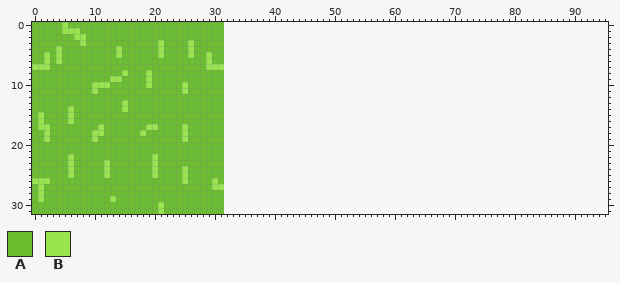
Sprite sheet -- assets/textures/tiles.png. Above: the version before the commit.
The file is 32x32 pixels. The old version is drawn lined up with the new one, on the new canvas.
Palette (. is transparent): A #6abe30  B #99e550
Pixels before (only the part around the change), first column x 0:
 0 AAAAABAAAAAAAAAAAAAAAAAAAAAAAAAA................................................................
 1 AAAAABBBAAAAAAAAAAAAAAAAAAAAAAAA................................................................
 2 AAAAAAABBAAAAAAAAAAAAAAAAAAAAAAA................................................................
 3 AAAAAAAABAAAAAAAAAAAABAAAABAAAAA................................................................
 4 AAAABAAAAAAAAABAAAAAABAAAABAAAAA................................................................
 5 AABABAAAAAAAAABAAAAAABAAAABAABAA................................................................
 6 AABABAAAAAAAAAAAAAAAAAAAAAAAABAA................................................................
 7 BBBAAAAAAAAAAAAAAAAAAAAAAAAAABBB................................................................
 8 AAAAAAAAAAAAAAABAAABAAAAAAAAAAAA................................................................
 9 AAAAAAAAAAAAABBAAAABAAAAAAAAAAAA................................................................
10 AAAAAAAAAABBBAAAAAABAAAAABAAAAAA................................................................
11 AAAAAAAAAABAAAAAAAAAAAAAABAAAAAA................................................................
12 AAAAAAAAAAAAAAAAAAAAAAAAAAAAAAAA................................................................
13 AAAAAAAAAAAAAAABAAAAAAAAAAAAAAAA................................................................
14 AAAAAABAAAAAAAABAAAAAAAAAAAAAAAA................................................................
15 ABAAAABAAAAAAAAAAAAAAAAAAAAAAAAA................................................................
16 ABAAAABAAAAAAAAAAAAAAAAAAAAAAAAA................................................................
17 ABBAAAAAAAABAAAAAAABBAAAABAAAAAA................................................................
18 AABAAAAAAABBAAAAAABAAAAAABAAAAAA................................................................
19 AABAAAAAAABAAAAAAAAAAAAAABAAAAAA................................................................
20 AAAAAAAAAAAAAAAAAAAAAAAAAAAAAAAA................................................................
21 AAAAAAAAAAAAAAAAAAAAAAAAAAAAAAAA................................................................
22 AAAAAABAAAAAAAAAAAAABAAAAAAAAAAA................................................................
23 AAAAAABAAAAABAAAAAAABAAAAAAAAAAA................................................................
24 AAAAAABAAAAABAAAAAAABAAAABAAAAAA................................................................
25 AAAAAABAAAAABAAAAAAABAAAABAAAAAA................................................................
26 BBBAAAAAAAAAAAAAAAAAAAAAABAAAABA................................................................
27 ABAAAAAAAAAAAAAAAAAAAAAAAAAAAABB................................................................
28 ABAAAAAAAAAAAAAAAAAAAAAAAAAAAAAA................................................................
29 ABAAAAAAAAAAABAAAAAAAAAAAAAAAAAA................................................................
30 AAAAAAAAAAAAAAAAAAAAABAAAAAAAAAA................................................................
31 AAAAAAAAAAAAAAAAAAAAABAAAAAAAAAA................................................................
New version:
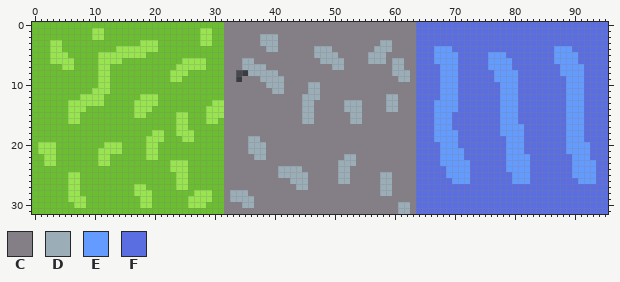
Colours new in this view: C #847e87  D #9badb7  E #639bff  F #5b6ee1
Change:
canvas 32x32 -> 96x32
Changed rows in their new state; - is an unchanged pixel.
first column x 0:
 0 -----A--------------------------CCCCCCCCCCCCCCCCCCCCCCCCCCCCCCCCFFFFFFFFFFFFFFFFFFFFFFFFFFFFFFFF
 1 -----AAA--BB----------------BB--CCCCCCCCCCCCCCCCCCCCCCCCCCCCCCCCFFFFFFFFFFFFFFFFFFFFFFFFFFFFFFFF
 2 -------AA-BB----------------BB--CCCCCCDDDCCCCCCCCCCCCCCCCCCCCCCCFFFFFFFFFFFFFFFFFFFFFFFFFFFFFFFF
 3 ---BB---A---------BBBA----A-BB--CCCCCCDDDCCCCCCCCCCCCCCCCCDDCCCCFFFFFFFFFFFFFFFFFFFFFFFFFFFFFFFF
 4 ---B-----------BBBBBBA----A-----CCCCCCCDDCCCCCCDDDCCCCCCCDDDCCCCFFFEEEFFFFFFFFFFFFFFFFFEEEFFFFFF
 5 --AB-B-----BBB-BBBB--A----A--A--CCCCCCCCCCCCCCCDDDDCCCCCDDDCCCCCFFFEEEEFFFFFEEEFFFFFFFFEEEEFFFFF
 6 --AB-BB----BBBB----------BBBBA--CCCDDCCCCCCCCCCCDDDDCCCCDDDCDDCCFFFEEEEFFFFFEEEEFFFFFFFEEEEFFFFF
 7 AAA--BB----BB-----------BBBBBAAACCCDDDDCCCCCCCCCCCDDCCCCCCCCDDCCFFFFEEEFFFFFEEEEFFFFFFFFEEEEFFFF
 8 -----------BB--A---A---BBB------CC--DDDDDCCCCCCCCCCCCCCCCCCCDDDCFFFFEEEFFFFFFEEEEFFFFFFFEEEEFFFF
 9 -----------BBAA----A---BB-------CC-CCCDDDDCCCCCCCCCCCCCCCCCCCDDCFFFFEEEFFFFFFEEEEFFFFFFFFEEEFFFF
10 ----------A--------A-----A------CCCCCCCDDDCCCCDDCCCCCCCCCCCCCCCCFFFFEEEFFFFFFFEEEFFFFFFFFEEEFFFF
11 -----------BB------------A------CCCCCCCCDDCCCCDDCCCCCCCCCCCCCCCCFFFFEEEFFFFFFFEEEFFFFFFFFEEEFFFF
12 --------BBBB------BBB-----------CCCCCCCCCCCCCDDDCCCCCCCCCCCDDCCCFFFFEEEFFFFFFFEEEFFFFFFFFEEEFFFF
13 ------BBBBBB---A-BBBB---------BBCCCCCCCCCCCCCDDCCCCCDDDCCCCDDCCCFFFEEEEFFFFFFFEEEFFFFFFFFEEEFFFF
14 -------BB------A-BBB---------BBBCCCCCCCCCCCCCDDCCCCCDDDCCCCDDCCCFFFEEEEFFFFFFFEEEFFFFFFFFEEEFFFF
15 -A-----B---------BB-----BB---BBBCCCCCCCCCCCCCDDCCCCCCDDCCCCCCCCCFFFEEEFFFFFFFFEEEFFFFFFFFEEEFFFF
16 -A-----B----------------BB---BB-CCCCCCCCCCCCCDDCCCCCCDDCCCCCCCCCFFFEEEFFFFFFFFEEEFFFFFFFFEEEFFFF
17 -AA--------A-------AA---B-------CCCCCCCCCCCCCCCCCCCCCCCCCCCCCCCCFFFEEEFFFFFFFFEEEEFFFFFFFEEEFFFF
18 --A-------AA------A-BB--B-B-----CCCCCCCCCCCCCCCCCCCCCCCCCCCCCCCCFFFEEEEFFFFFFFEEEEFFFFFFFEEEFFFF
19 --A-------A--------BBB----B-----CCCCDDCCCCCCCCCCCCCCCCCCCCCCCCCCFFFEEEEFFFFFFFFEEEFFFFFFFEEEFFFF
20 -BBB--------BBB----BB-----------CCCCDDDCCCCCCCCCCCCCCCCCCCCCCCCCFFFFEEEFFFFFFFFEEEFFFFFFFEEEEFFF
21 -BBB-------BBBB----BB-----------CCCCDDDCCCCCCCCCCCCCCCCCCCCCCCCCFFFFEEEEFFFFFFFEEEFFFFFFFEEEEFFF
22 --BB--A----BB------B------------CCCCCDDCCCCCCCCCCCCCDDCCCCCCCCCCFFFFEEEEFFFFFFFEEEEFFFFFFFEEEFFF
23 --BB--A----B--------A--BBB------CCCCCCCCCCCCCCCCCCCDDDCCCCCCCCCCFFFFEEEEEFFFFFFEEEEFFFFFFFEEEEFF
24 ------A-----A-------A--BB-------CCCCCCCCCDDDDCCCCCCDDCCCCCCCCCCCFFFFFEEEEFFFFFFEEEEFFFFFFFEEEEFF
25 -------B----A-------A---B-------CCCCCCCCCDDDDDCCCCCDDCCCCCDDCCCCFFFFFEEEEFFFFFFFEEEFFFFFFFEEEEFF
26 AAA---BB----------------B-----A-CCCCCCCCCCCDDDCCCCCDDCCCCCDDCCCCFFFFFFEEEFFFFFFFEEEFFFFFFFFEEEFF
27 -A----BB---------BB-----BB----AACCCCCCCCCCCCDDCCCCCCCCCCCCDDCCCCFFFFFFFFFFFFFFFFFFFFFFFFFFFFFFFF
28 -A----BB---------BBB-------BBB--CDDDCCCCCCCCCCCCCCCCCCCCCCDDCCCCFFFFFFFFFFFFFFFFFFFFFFFFFFFFFFFF
29 -A----BBB----A----BB------BBBB--CDDDDCCCCCCCCCCCCCCCCCCCCCCCCCCCFFFFFFFFFFFFFFFFFFFFFFFFFFFFFFFF
30 -------BB---------BB-A----BBB---CCCDDCCCCCCCCCCCCCCCCCCCCCCCCDDCFFFFFFFFFFFFFFFFFFFFFFFFFFFFFFFF
31 ---------------------A----------CCCCCCCCCCCCCCCCCCCCCCCCCCCCCDDCFFFFFFFFFFFFFFFFFFFFFFFFFFFFFFFF
Pixel boxes of the changes (left, top, right, bottom) in both pictures:
changed: (32, 22, 608, 214)
